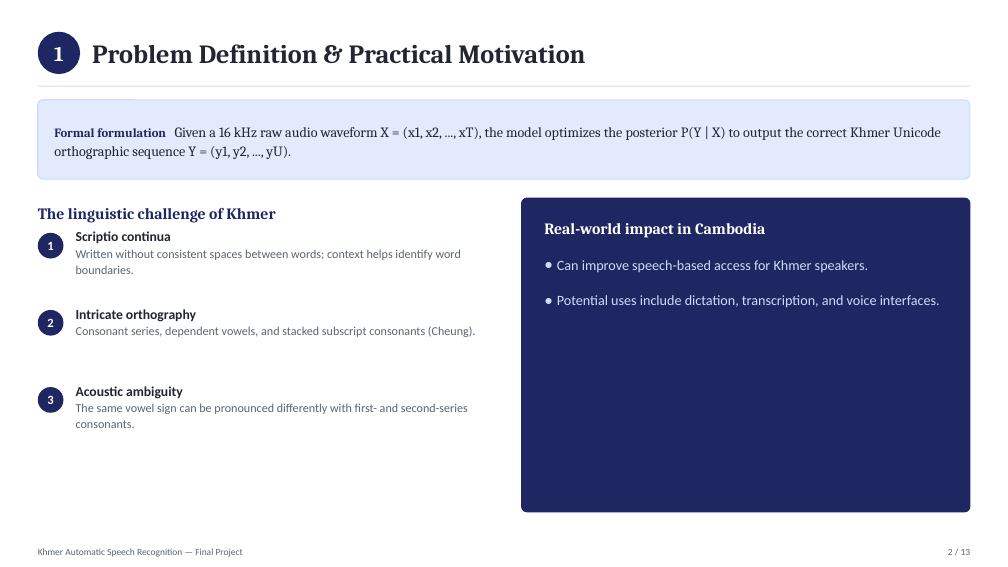
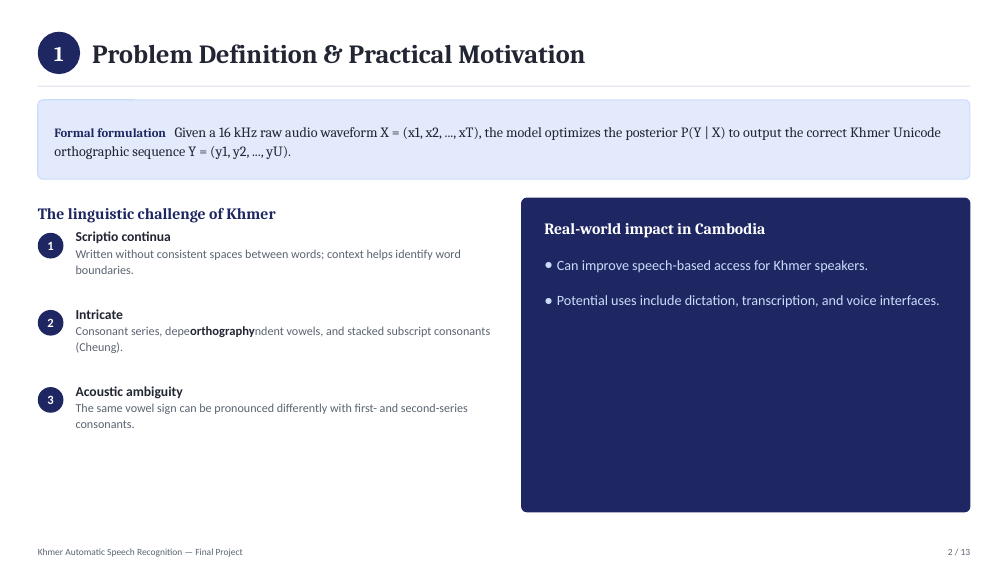
Before and after one commit to Seypa-47/khmer_asr, a slide deck: slide 2 of slides/khmer_asr_presentation.pptx. Drawn at 1008x567 pixels with LibreOffice and Linux fonts; fonts in the diff are those of the drawing. Boxes give left, top, right and bottom in pixels: in the first picture for what was removed or moved away, otherwise in the second. Text is boxed around its words. In the diff, an @@ line names an element or a change of style, - is before the commit and + after.

```diff
--- a/slides/khmer_asr_presentation.pptx
+++ b/slides/khmer_asr_presentation.pptx
@@ text at <box>76,309,490,353</box>: text changed @@
-Intricate orthography
-Consonant series, dependent vowels, and stacked subscript consonants (Cheung).
+Intricate
+Consonant series, depeorthographyndent vowels, and stacked subscript consonants (Cheung).
```
Also in this commit, not shown: 2 other files.
